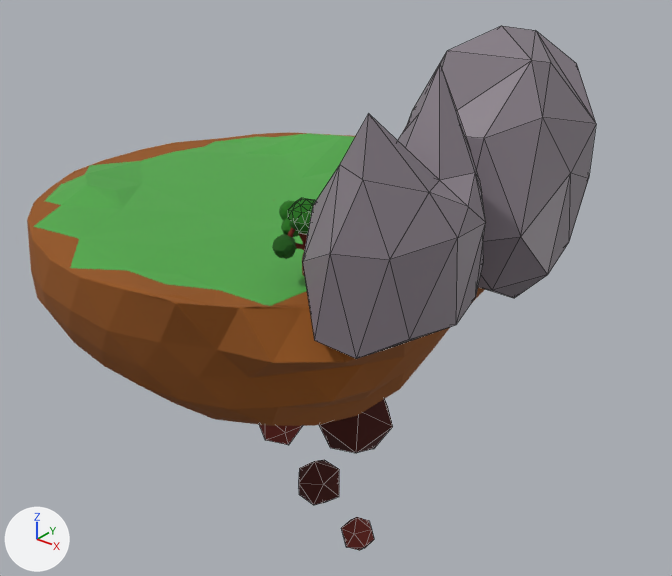
Two versions of the Blender file Blender/Island.blend, one commit apart.
The view is the same before and after, from a 50 mm lens placed at (170.0, -403.0, 206.0), pointed at (-170.0, 22.0, -57.0). Arrows for +X, +Y and +Z are at lower left; the lights stay in place. Mesh edges are drawn as thin lines on the coarser meshes.

The scene before the commit, as lines of its bpy script (objects in view):
```python
me_icosphere = bpy.data.meshes.new('Icosphere')
me_icosphere.from_pydata(...)  # 94 vertices, 168 faces; spans x -69.0..47.0, y -214.0..29.0, z -64.0..91.0
me_icosphere.materials.append(mat_material_006)  # grey #898089
# before: 2 (-11.0, -104.0, -36.0), 3 (-62.0, -55.0, -22.0), 4 (-53.0, 7.0, -23.0), 5 (11.0, 10.0, -26.0), 6 (15.0, -101.0, 47.0) at pixel (483, 138)
# before: 14 (19.0, -86.0, -41.0) at pixel (492, 290), 18 (-42.0, -70.0, -37.0), 20 (-63.0, -25.0, -25.0), 21 (-21.0, 16.0, -29.0), 27 (-27.0, -100.0, -7.0)
# before: 33 (-15.0, -110.0, 47.0), 37 (17.0, -61.0, 79.0) at pixel (531, 60), 39 (-17.0, -87.0, 84.0) at pixel (447, 50)
# before: 44 (-6.0, -209.0, -28.0) at pixel (314, 340), 55 (4.0, -168.0, -48.0) at pixel (381, 350), 60 (-19.0, -193.0, -32.0)
me_icosphere_010 = bpy.data.meshes.new('Icosphere.010')
me_icosphere_010.from_pydata(...)  # an icosphere of 20 faces spanning x -0.89..0.89, y -0.85..0.85, z -1.0..1.0
me_icosphere_010.materials.append(mat_rock_1)  # dark red #461610
me_icosphere_015 = bpy.data.meshes.new('Icosphere.015')
me_icosphere_015.from_pydata(...)  # an icosphere of 20 faces spanning x -0.89..0.89, y -0.85..0.85, z -1.0..1.0
me_icosphere_015.materials.append(mat_material_004)  # dark red #772c24
ob_icosphere_009 = bpy.data.objects.new('Icosphere.009', me_icosphere_010)
ob_icosphere_009.parent = ob_island
ob_icosphere_009.matrix_parent_inverse = Matrix(((0.0206, 0.0, 0.0, 4.13), (0.0, 0.0206, 0.0, 0.0538), (0.0, 0.0, 0.0365, 2.996), (0.0, 0.0, 0.0, 1.0)))
ob_icosphere_009.location = (-166.8, 37.98, -162.6)
ob_icosphere_009.rotation_euler = (0.273, 0.573, 1.406)  # degrees (16, 33, 81)
ob_icosphere_009.scale = (30.1, 30.1, 30.1)
ob_icosphere_014 = bpy.data.objects.new('Icosphere.014', me_icosphere_015)
ob_icosphere_014.parent = ob_island
ob_icosphere_014.matrix_parent_inverse = Matrix(((0.0206, 0.0, 0.0, 4.13), (0.0, 0.0206, 0.0, 0.0538), (0.0, 0.0, 0.0365, 2.996), (0.0, 0.0, 0.0, 1.0)))
ob_icosphere_014.location = (-174.1, 53.66, -283.1)
ob_icosphere_014.rotation_euler = (0.5, 0.823, 0.893)  # degrees (29, 47, 51)
ob_icosphere_014.scale = (14.1, 14.1, 14.1)
ob_rock = bpy.data.objects.new('rock', me_icosphere)
ob_rock.location = (-69.3, 95.0, 24.1)
# also in view: 'Icosphere.011' at (-210.0, 50.0, -248.0); 'island' at (-200.0, -3.0, -59.0)
```
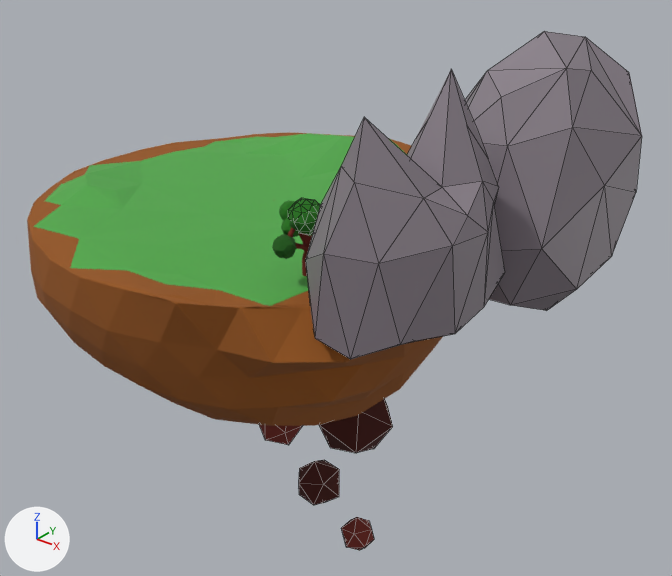
Changed parts and their boxes [x1, y1, x2, y2] in the pictures (672 x 576 px; the box of a moved part takes in the faces that stretch with it):
```json
{"object": "rock", "change": "reshaped, moved, turned", "before": [303, 26, 596, 359], "after": [306, 31, 642, 359]}
{"part": 1, "of": "me_icosphere", "change": "built on", "before": [410, 26, 547, 298], "after": [465, 31, 577, 311]}
{"part": 2, "of": "me_icosphere", "change": "moved or reshaped", "before": [303, 254, 455, 359], "after": [306, 254, 410, 359]}
```

Scene script edits in JSON lines:
```json
{"block": "me_icosphere", "where": "me_icosphere.from_pydata(...)  # 94 vertices, 168 faces; spans x -69.0..47.0, y -214.0..29.0, z -64.0..91.0"}
{"block": "me_icosphere", "where": "# used by ob_rock; location = (-69.3, 95.0, 24.1)"}
{"block": "me_icosphere", "where": "# verts and faces of me_icosphere; kept vertices keep their numbers, new ones are numbered from 94"}
{"block": "me_icosphere", "change": "me_icosphere part 1"}
{"op": "add", "block": "me_icosphere", "code": "delete_faces([(33, 37, 39), (6, 37, 33)])"}
{"op": "add", "block": "me_icosphere", "code": "verts[2] = (-15.0, -100.0, -43.0)  # moved"}
{"op": "add", "block": "me_icosphere", "code": "verts[3] = (-65.0, -56.0, -23.0)  # moved"}
{"op": "add", "block": "me_icosphere", "code": "verts[4] = (-55.0, 22.0, -23.0)  # moved"}
{"op": "add", "block": "me_icosphere", "code": "verts[5] = (8.0, 28.0, -26.0)  # moved"}
{"op": "add", "block": "me_icosphere", "code": "verts[14] = (20.0, -93.0, -41.0)  # moved, pixel (510, 305)"}
{"op": "add", "block": "me_icosphere", "code": "verts[18] = (-50.0, -74.0, -33.0)  # moved"}
{"op": "add", "block": "me_icosphere", "code": "verts[20] = (-70.0, -26.0, -25.0)  # moved"}
{"op": "add", "block": "me_icosphere", "code": "verts[21] = (-25.0, 34.0, -29.0)  # moved"}
{"op": "add", "block": "me_icosphere", "code": "verts[27] = (-27.0, -103.0, -7.0)  # moved"}
{"op": "add", "block": "me_icosphere", "code": "verts[33] = (-15.0, -107.0, 44.0)  # moved"}
{"op": "add", "block": "me_icosphere", "code": "verts[39] = (-19.0, -78.0, 74.0)  # moved, pixel (487, 70)"}
{"op": "add", "block": "me_icosphere", "code": "verts[94] = (4.0, -94.0, 68.0)  # pixel (501, 97)"}
{"op": "add", "block": "me_icosphere", "code": "faces += [(33, 94, 39), (6, 94, 33), (37, 39, 94), (6, 37, 94)]"}
{"block": "me_icosphere", "change": "me_icosphere part 2"}
{"op": "add", "block": "me_icosphere", "code": "verts[44] = (-5.0, -208.0, -28.0)  # moved, pixel (315, 338)"}
{"op": "add", "block": "me_icosphere", "code": "verts[55] = (19.0, -165.0, -36.0)  # moved, pixel (415, 340)"}
{"op": "add", "block": "me_icosphere", "code": "verts[60] = (-25.0, -194.0, -32.0)  # moved"}
{"op": "set", "path": "ob_rock.location", "old": "(-69.3, 95.0, 24.1)", "new": "(-38.1, 95.0, 24.1)"}
{"op": "set", "path": "ob_rock.rotation_euler", "old": "(0.0, 0.0, 0.0)", "new": "(0.00877, 0.00283, -0.169)", "note": "degrees (0, 0, 0) -> degrees (0.5, 0.2, -9.7)"}
```
